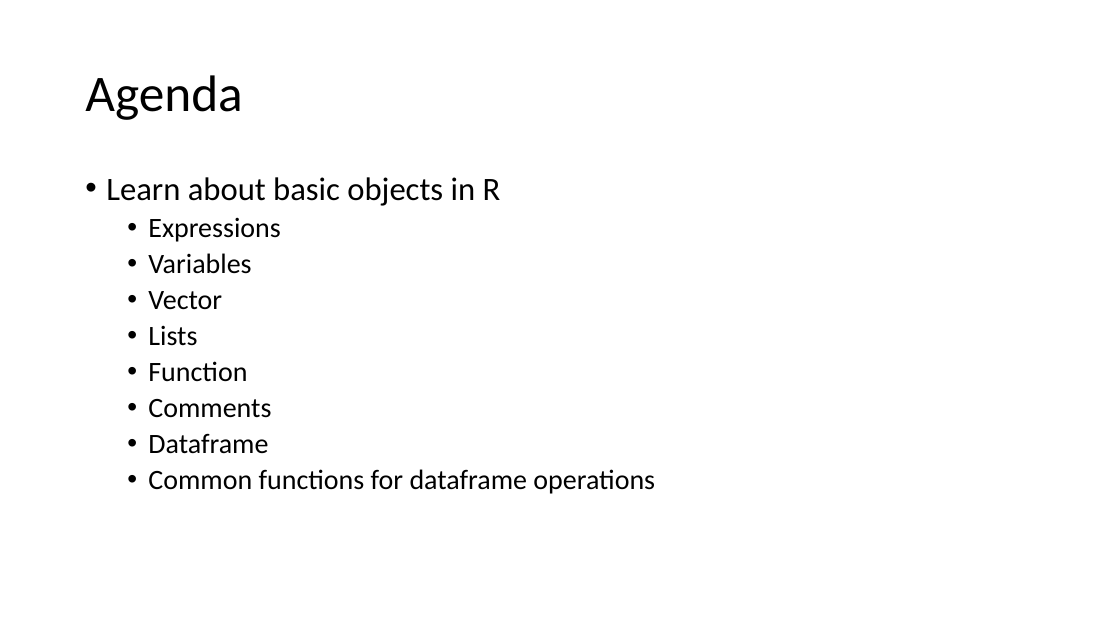
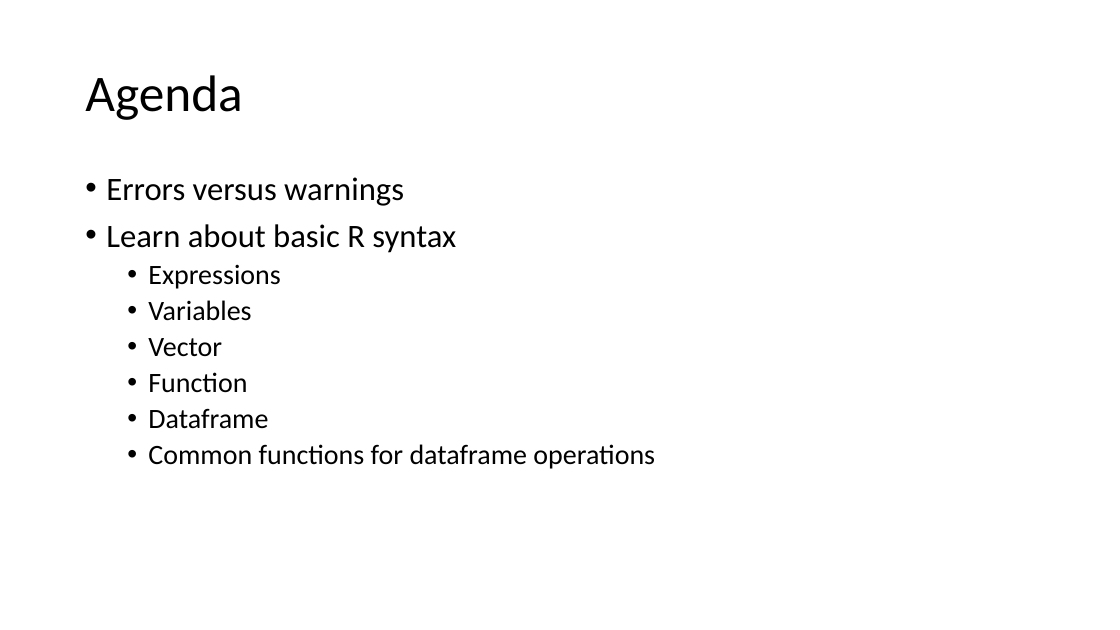
Before and after one commit to jpspeng/crisp_notes, a slide deck: slide 3 of powerpoints_2025/crisp_2025_R_day2.pptx (slide 2 before the commit). Drawn at 1120x630 pixels with LibreOffice and Linux fonts; fonts in the diff are those of the drawing. Boxes give left, top, right and bottom in pixels: in the first picture for what was removed or moved away, otherwise in the second. Text is boxed around its words. In the diff, an @@ line names an element or a change of style, - is before the commit and + after.

```diff
--- a/powerpoints_2025/crisp_2025_R_day2.pptx
+++ b/powerpoints_2025/crisp_2025_R_day2.pptx
@@ text at (x1=106, y1=177, x2=456, y2=253): text changed @@
-• Learn about basic objects in R
+• Errors versus warnings
+• Learn about basic R syntax
@@ text at (x1=148, y1=325, x2=197, y2=346): paragraph removed @@
-  • Lists
@@ text at (x1=148, y1=399, x2=271, y2=418): paragraph removed @@
-  • Comments
```
Also in this commit, not shown: 1 other slide changed, 4 slides added, 1 slide removed, 2 other files.
